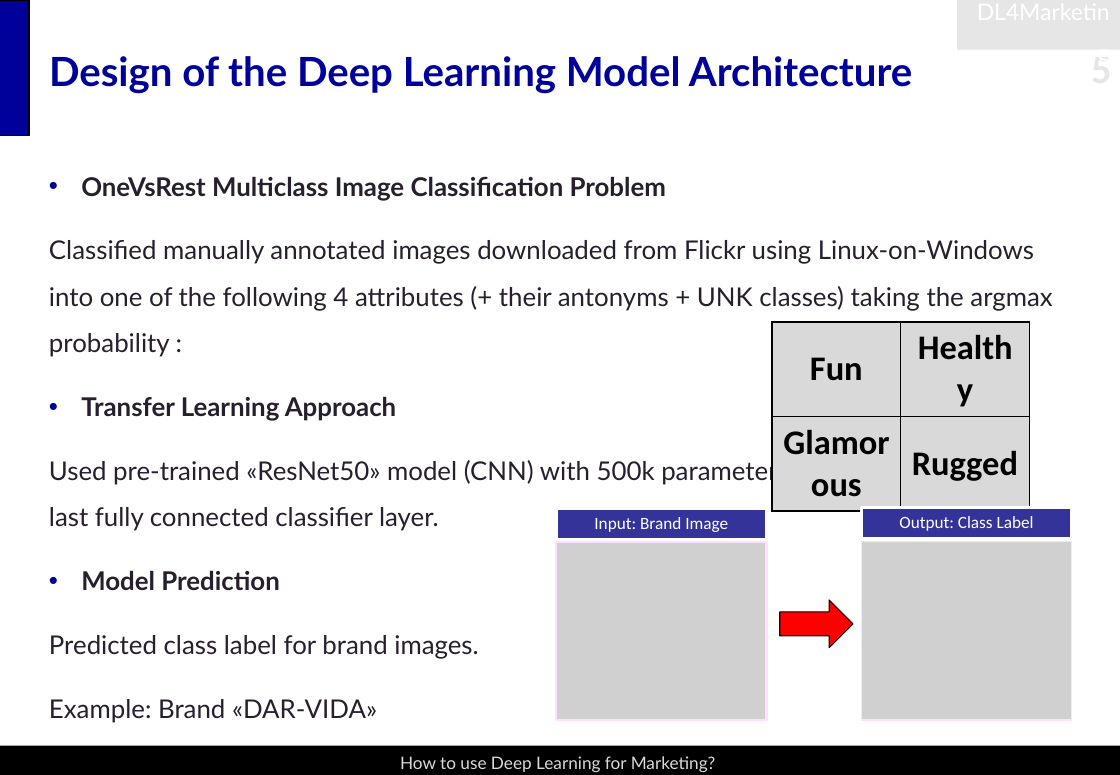
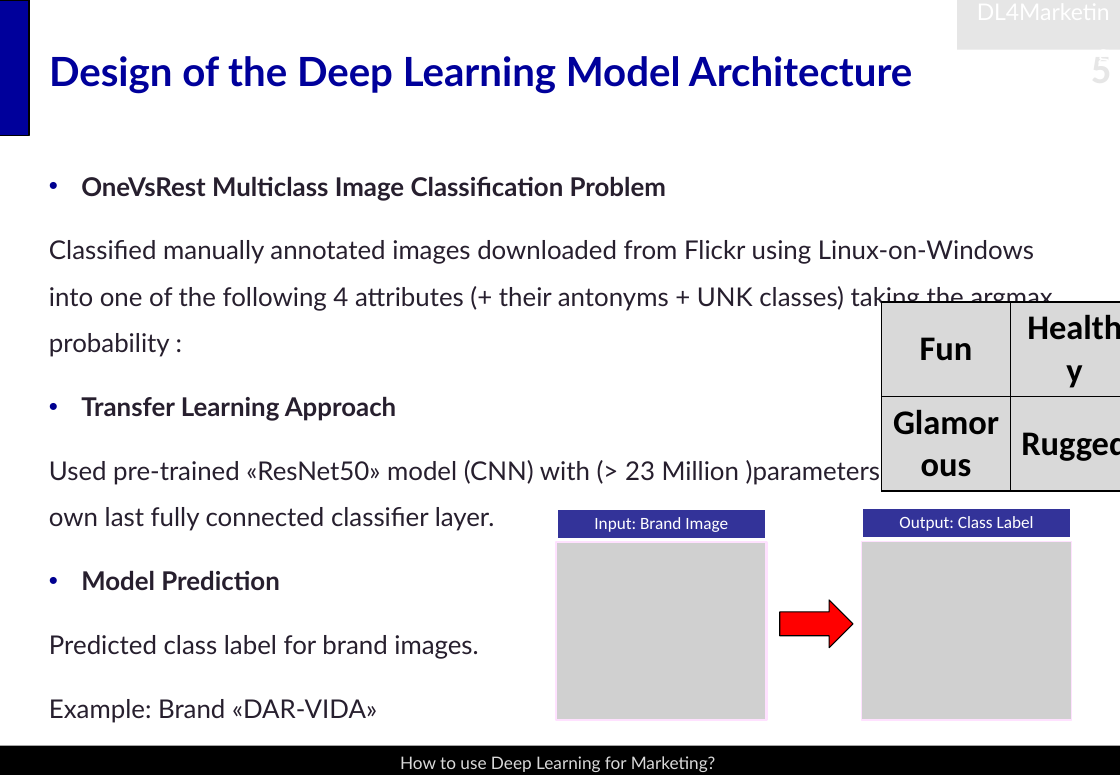
Before and after one commit to snoweZz/DLfM_BrandManagement, a slide deck: slide 5 of about_me/BrandManagement.pptx. Drawn at 1120x775 pixels with LibreOffice and Linux fonts; fonts in the diff are those of the drawing; grey boxes stand for pictures. Boxes give left, top, right and bottom in pixels: in the first picture for what was removed or moved away, otherwise in the second. Text is boxed around its words. In the diff, an @@ line names an element or a change of style, - is before the commit and + after.

```diff
--- a/about_me/BrandManagement.pptx
+++ b/about_me/BrandManagement.pptx
@@ table: place and size @@
-table at [773, 323, 1029, 485]
+table at [882, 302, 1120, 465]
@@ text at [49, 455, 1049, 531]: text changed @@
-Used pre-trained «ResNet50» model (CNN) with 500k parameters and added our own last fully connected classifier layer.
+Used pre-trained «ResNet50» model (CNN) with (> 23 Million )parameters and added our own last fully connected classifier layer.
```
